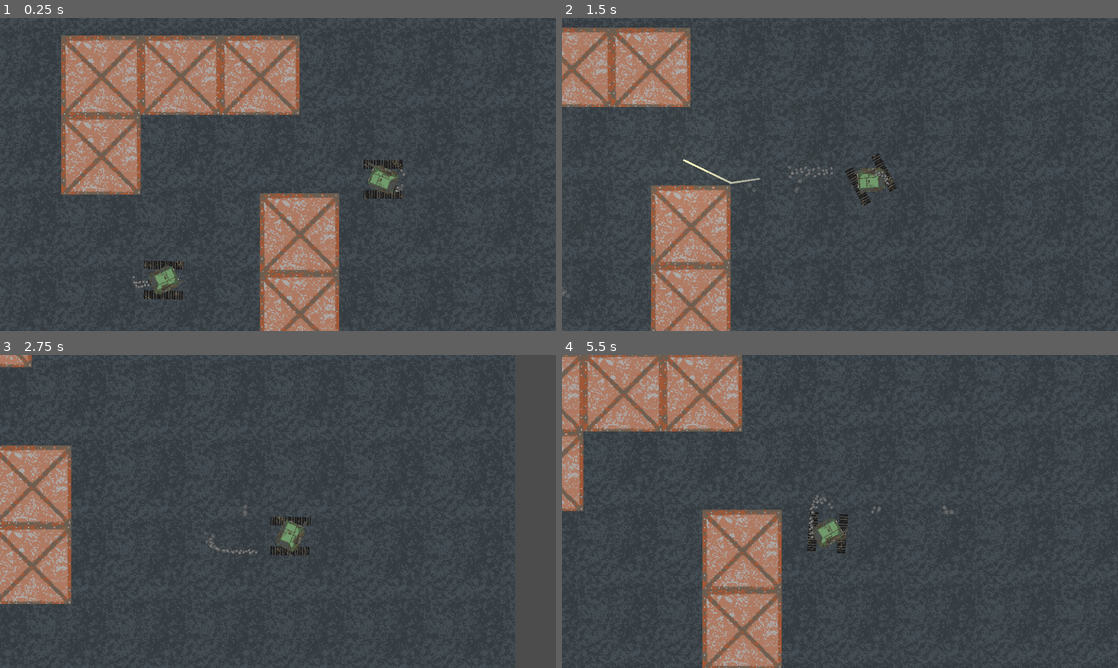
Above: before the commit, frames 1-4 (two rows, left to right).
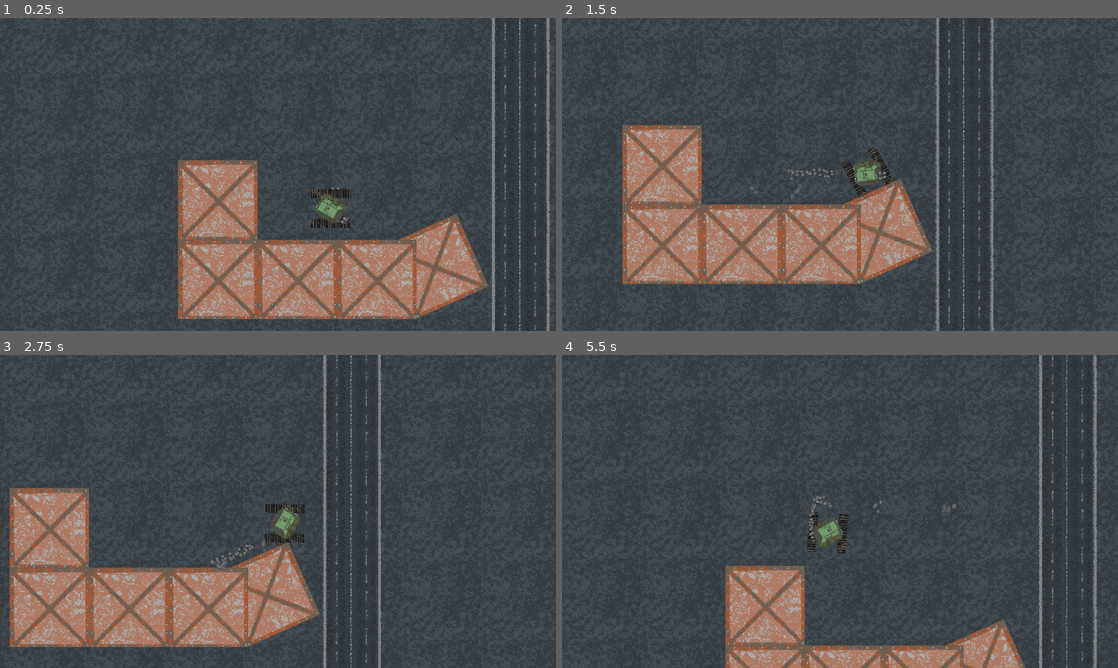
Above: after the commit, the same moments.

Repository: Nick-Ham/RippedMetal
Game: Godot game, scene res://Development/TestGame.tscn
Two runs of this game, one before a commit and one after it. Both use one fixed random seed, a clock stepped at 60 frames per second and the inputs below.
Inputs (mouse positions are in pixels of both pictures, inside the frame that each line leads up to):
- Up to frame 1 (0.25 s): no input
- Up to frame 2 (1.5 s): move the mouse to (962, 158) at 0.52 s; hold D (right) 0.53-1.28 s; click (962, 158) at 0.6 s; move the mouse to (728, 190) at 1.27 s; hold S (down) from 1.28 s (still down); click (728, 190) at 1.35 s
- Up to frame 3 (2.75 s): move the mouse to (333, 442) at 2.02 s; release S (down) at 2.03 s; hold D (right) from 2.03 s (still down); click (333, 442) at 2.1 s
- Up to frame 4 (5.5 s): move the mouse to (812, 574) at 2.77 s; release D (right) at 2.78 s; hold W (up) 2.78-3.53 s; click (812, 574) at 2.85 s; move the mouse to (1006, 558) at 3.52 s; hold A (left) 3.53-5.03 s; click (1006, 558) at 3.6 s; move the mouse to (673, 464) at 4.27 s; click (673, 464) at 4.35 s; move the mouse to (867, 511) at 5.02 s; hold S (down) from 5.03 s (still down); click (867, 511) at 5.1 s

The runs differ from the first frame. In frame 1, 36% of the frame differs, in the area x 11-99%, y 0-100%; in frame 2, 27%; in frame 3, 21%; in frame 4, 22%.

Commit message:
Daily #2
Adds firing flame
Removes old weapon equip code, doesnt add replacement

Diff:
--- a/Actors/Bot.gd
+++ b/Actors/Bot.gd
@@ -25,17 +25,20 @@
 		direction = controller.direction
 		targetGlobalPosition = controller.targetGlobalPosition
 
+
 func _physics_process(delta):
 	var collision = move_and_collide(velocity)
-
+	if collision:
+		velocity = collision.remainder.slide(collision.normal)
+		move_and_collide(velocity)
 
 func activate():
 	if is_instance_valid(controller):
 		controller.activate()
 
+
 func destroy():
 	controller.deactivate()
-
 
 
 # Unused for now
--- a/Components/BotConstructor.gd
+++ b/Components/BotConstructor.gd
@@ -1,5 +1,6 @@
 extends Node
 class_name BotConstructor
+
 
 var rng
 export var botScene: PackedScene
@@ -29,6 +30,12 @@
 	return newBlueprint
 
 
+func createWeapon(weaponPath):
+	var weaponScene = load(weaponPath)
+	var weaponInstance = weaponScene.instance()
+	return weaponInstance
+
+
 func createBotWithBlueprint(blueprint):
 	var newBot = botScene.instance()
 
@@ -49,3 +56,13 @@
 	controllerInstance.owner = newBot
 
 	return newBot
+
+
+func createPlayer(newPlayerBlueprint):
+	var newPlayer
+	var playerBlueprint = generateRandomBlueprint()
+	playerBlueprint.controller = EquipmentList.playerControllers["game"]
+	newPlayer = createBotWithBlueprint(playerBlueprint)
+	var newWeapon = createWeapon(EquipmentList.weapons["atg"])
+	newPlayer.call_deferred("equipWeapon", newWeapon, armor.SLOT_TYPE.PRIMARY)
+	return newPlayer
--- a/Components/PlayerCamera.gd
+++ b/Components/PlayerCamera.gd
@@ -18,7 +18,6 @@
 		camera.global_position = lerp(camera.global_position, targetPosition, .1)
 
 
-
 func getScreenSizeBias():
 	var windowSize = OS.get_window_size()
 	var screenSizeBias = Vector2()
--- a/Components/PlayerCamera.tscn
+++ b/Components/PlayerCamera.tscn
@@ -1,6 +1,7 @@
-[gd_scene load_steps=2 format=2]
+[gd_scene load_steps=3 format=2]
 
 [ext_resource path="res://Components/PlayerCamera.gd" type="Script" id=1]
+[ext_resource path="res://Components/Screenshake.tscn" type="PackedScene" id=2]
 
 [node name="PlayerCamera" type="Node2D"]
 script = ExtResource( 1 )
@@ -15,3 +16,5 @@
 drag_margin_top = 0.1
 drag_margin_right = 0.1
 drag_margin_bottom = 0.1
+
+[node name="Screenshake" parent="." instance=ExtResource( 2 )]
--- /dev/null
+++ b/Components/Screenshake.tscn
@@ -0,0 +1,6 @@
+[gd_scene load_steps=2 format=2]
+
+[ext_resource path="res://Screenshake.gd" type="Script" id=1]
+
+[node name="Screenshake" type="Node"]
+script = ExtResource( 1 )
--- a/Levels/Level.gd
+++ b/Levels/Level.gd
@@ -8,18 +8,18 @@
 var playerBot
 
 func setupLevel():
-	createPlayer()
+	setupPlayer()
+
+
+func setupPlayer():
+	playerBot = botConstructor.createPlayer(botConstructor.generateRandomBlueprint())
+	add_child(playerBot)
+	playerBot.global_position = playerSpawn.global_position
+	GlobalReference.player = playerBot
+	playerCamera.global_position = playerBot.global_position
+
 
 func beginLevel():
 	for each in get_children():
 		if each is bot:
 			each.activate()
-
-
-func createPlayer():
-	var playerBlueprint = botConstructor.generateRandomBlueprint()
-	playerBlueprint.controller = EquipmentList.playerControllers["game"]
-	playerBot = botConstructor.createBotWithBlueprint(playerBlueprint)
-	playerBot.global_position = playerSpawn.global_position
-	add_child(playerBot)
-	GlobalReference.player = playerBot
--- a/Levels/TestLevel.tscn
+++ b/Levels/TestLevel.tscn
@@ -1,31 +1,36 @@
 [gd_scene load_steps=4 format=2]
 
 [ext_resource path="res://Levels/Level.tscn" type="PackedScene" id=1]
-[ext_resource path="res://Actors/MapFlags/BotSpawner.tscn" type="PackedScene" id=2]
 [ext_resource path="res://Development/TerrainBlock.tscn" type="PackedScene" id=3]
+[ext_resource path="res://Resources/road.png" type="Texture" id=4]
 
 [node name="Level" instance=ExtResource( 1 )]
 
 [node name="PlayerSpawn" parent="." index="1"]
-position = Vector2( 289, -153 )
+position = Vector2( 16, -435 )
 
 [node name="Ground" parent="." index="3"]
 position = Vector2( -67, -56 )
 
-[node name="BotSpawner" parent="." index="4" instance=ExtResource( 2 )]
-position = Vector2( -80, 10 )
+[node name="Road" type="Sprite" parent="Ground" index="1"]
+position = Vector2( 388, 39 )
+rotation = 1.5708
+texture = ExtResource( 4 )
+region_enabled = true
+region_rect = Rect2( 0, 0, 2000, 128 )
 
-[node name="TerrainBlocks" type="Node2D" parent="." index="5"]
+[node name="TerrainBlocks" type="Node2D" parent="." index="4"]
 position = Vector2( 17, 77 )
 
 [node name="TerrainBlock" parent="TerrainBlocks" index="0" instance=ExtResource( 3 )]
 position = Vector2( 137, -16 )
 
 [node name="TerrainBlock2" parent="TerrainBlocks" index="1" instance=ExtResource( 3 )]
-position = Vector2( 137, -144 )
+position = Vector2( 169, -419 )
+rotation = 1.15197
 
 [node name="TerrainBlock4" parent="TerrainBlocks" index="2" instance=ExtResource( 3 )]
-position = Vector2( -183, -270 )
+position = Vector2( -183, -526 )
 
 [node name="TerrainBlock5" parent="TerrainBlocks" index="3" instance=ExtResource( 3 )]
 position = Vector2( -183, -398 )
--- a/Parts/Armor/Armor.gd
+++ b/Parts/Armor/Armor.gd
@@ -12,9 +12,6 @@
 onready var primarySockets = sockets.get_node("PrimarySockets")
 onready var secondarySockets = sockets.get_node("SecondarySockets")
 
-func _ready():
-	equipFromScene()
-
 
 func _process(delta):
 	rotation = owner.targetGlobalPosition.angle_to_point(global_position)
@@ -24,20 +21,7 @@
 		each.targetGlobalPosition = owner.targetGlobalPosition
 
 
-func equipFromScene():
-	for each in primarySockets.get_children():
-		if each.get_child_count() > 0:
-			equipWeapon(each.get_children()[0], SLOT_TYPE.PRIMARY)
-
-
-func equipWeapon(weapon, slotType):
-	if slotType == SLOT_TYPE.PRIMARY:
-		primarySocketedWeapons.append(weapon)
-		weapon.ownerBot = owner
-		weapon.transform.y *= -1
-	if slotType == SLOT_TYPE.SECONDARY:
-		secondarySocketedWeapons.append(weapon)
-		weapon.ownerBot = owner
+# need to equip weapon somehow?
 
 
 func _on_primary_pressed():
--- a/Parts/Armor/Buffet/Buffet.tscn
+++ b/Parts/Armor/Buffet/Buffet.tscn
@@ -1,11 +1,10 @@
-[gd_scene load_steps=7 format=2]
+[gd_scene load_steps=6 format=2]
 
 [ext_resource path="res://Parts/Armor/Buffet/Buffet.png" type="Texture" id=1]
 [ext_resource path="res://Parts/Armor/Armor.tscn" type="PackedScene" id=2]
 [ext_resource path="res://Parts/Armor/Buffet/Buffet.gd" type="Script" id=3]
 [ext_resource path="res://Parts/Armor/Buffet/poof.png" type="Texture" id=5]
 [ext_resource path="res://Resources/FX/Exhaust.tres" type="Material" id=6]
-[ext_resource path="res://Parts/Weapon/ATR/AntiTankRifle.tscn" type="PackedScene" id=7]
 
 [node name="Armor" instance=ExtResource( 2 )]
 script = ExtResource( 3 )
@@ -18,6 +17,7 @@
 amount = 20
 explosiveness = 0.41
 randomness = 0.3
+visibility_rect = Rect2( -18.9862, -9.00108, 18.982, 18.3361 )
 local_coords = false
 process_material = ExtResource( 6 )
 texture = ExtResource( 5 )
@@ -27,6 +27,7 @@
 amount = 20
 explosiveness = 0.41
 randomness = 0.3
+visibility_rect = Rect2( -18.9944, -9.08947, 18.9916, 18.254 )
 local_coords = false
 process_material = ExtResource( 6 )
 texture = ExtResource( 5 )
@@ -34,8 +35,6 @@
 [node name="Position2D" type="Position2D" parent="Sockets/PrimarySockets" index="0"]
 position = Vector2( -1, 10 )
 
-[node name="Weapon" parent="Sockets/PrimarySockets/Position2D" index="0" instance=ExtResource( 7 )]
-
 [node name="CollisionPolygon2D" type="CollisionPolygon2D" parent="." index="2"]
 visible = false
 polygon = PoolVector2Array( -15, 19, 15, 19, 22, 12, 22, -12, 15, -19, -15, -19, -22, -12, -22, 12 )
--- a/Parts/Legs/Treads/Treads.gd
+++ b/Parts/Legs/Treads/Treads.gd
@@ -3,10 +3,19 @@
 onready var sprite = $Base
 onready var treadsL = $Base/TreadsL
 onready var treadsR = $Base/TreadsR
+onready var treadTrailL = $Base/TreadTrailL
+onready var treadTrailR = $Base/TreadTrailR
+
 
 func updateLegs():
 	if velocity.length_squared() > .1:
 		sprite.rotation = velocity.angle_to_point(Vector2())
+		treadTrailL.emitting = true
+		treadTrailR.emitting = true
+	else:
+		treadTrailL.emitting = false
+		treadTrailR.emitting = false
+
 	var newSpeedScale = velocity.length() / speedHardCap
 	if newSpeedScale > .1:
 		newSpeedScale += .1
--- a/Parts/Legs/Treads/Treads.tscn
+++ b/Parts/Legs/Treads/Treads.tscn
@@ -1,10 +1,11 @@
-[gd_scene load_steps=30 format=2]
+[gd_scene load_steps=34 format=2]
 
 [ext_resource path="res://Parts/Legs/Legs.tscn" type="PackedScene" id=1]
 [ext_resource path="res://Parts/Legs/Treads/treads_base.png" type="Texture" id=2]
 [ext_resource path="res://Parts/Legs/Treads/treads_1.png" type="Texture" id=3]
 [ext_resource path="res://Parts/Legs/Treads/treads_2.png" type="Texture" id=4]
 [ext_resource path="res://Parts/Legs/Treads/Treads.gd" type="Script" id=5]
+[ext_resource path="res://Parts/Legs/Treads/treads_trail.png" type="Texture" id=6]
 
 [sub_resource type="AtlasTexture" id=1]
 atlas = ExtResource( 3 )
@@ -110,6 +111,21 @@
 "speed": 30.0
 } ]
 
+[sub_resource type="Gradient" id=25]
+colors = PoolColorArray( 1, 1, 1, 1, 0.836914, 0.836914, 0.836914, 0 )
+
+[sub_resource type="GradientTexture" id=26]
+gradient = SubResource( 25 )
+
+[sub_resource type="ParticlesMaterial" id=27]
+emission_shape = 2
+emission_box_extents = Vector3( 10, 2, 1 )
+direction = Vector3( 0, 0, 0 )
+spread = 0.0
+gravity = Vector3( 0, 0, 0 )
+angle = 90.0
+color_ramp = SubResource( 26 )
+
 [node name="Legs" instance=ExtResource( 1 )]
 script = ExtResource( 5 )
 speedSoftCap = 5.0
@@ -120,12 +136,39 @@
 [node name="TreadsL" type="AnimatedSprite" parent="Base" index="0"]
 position = Vector2( 0, -24 )
 frames = SubResource( 12 )
+frame = 3
 playing = true
 flip_h = true
 
 [node name="TreadsR" type="AnimatedSprite" parent="Base" index="1"]
 position = Vector2( 0, 24 )
 frames = SubResource( 24 )
-frame = 5
+frame = 8
 playing = true
 flip_h = true
+
+[node name="TreadTrailL" type="Particles2D" parent="Base" index="2"]
+visible = false
+position = Vector2( -9, -24 )
+z_index = -1
+amount = 40
+lifetime = 2.0
+explosiveness = 0.4
+randomness = 0.22
+visibility_rect = Rect2( -200, 0, 199.98, 0 )
+local_coords = false
+process_material = SubResource( 27 )
+texture = ExtResource( 6 )
+
+[node name="TreadTrailR" type="Particles2D" parent="Base" index="3"]
+visible = false
+position = Vector2( -9, 24 )
+z_index = -1
+amount = 40
+lifetime = 2.0
+explosiveness = 0.4
+randomness = 0.22
+visibility_rect = Rect2( -200, 0, 199.98, 0 )
+local_coords = false
+process_material = SubResource( 27 )
+texture = ExtResource( 6 )
--- a/Parts/Weapon/ATR/AntiTankRifle.gd
+++ b/Parts/Weapon/ATR/AntiTankRifle.gd
@@ -3,7 +3,8 @@
 onready var timer = $Firespeed
 onready var bulletSpawner = $BulletSpawner
 onready var damageProfileSpawner = $DamageProfileSpawner
-onready var sprite = $AnimatedSprite
+onready var gunSprite = $Gun
+onready var firingConeSprite = $FiringCone
 onready var terrainRay = $RayCast2D
 
 var canFire = true
@@ -27,11 +28,18 @@
 
 
 func fire():
-	sprite.frame = 0
-	sprite.play("default")
+	gunSprite.frame = 0
+	gunSprite.play("default")
+	firingConeSprite.visible = true
+	firingConeSprite.frame = 0
+	firingConeSprite.play("default")
 	var bullet = genericFire(bulletSpawner, damageProfileSpawner)
 	timer.start()
 
 
 func _on_Timer_timeout():
 	canFire = true
+
+
+func _on_FiringCone_animation_finished():
+	firingConeSprite.visible = false
--- a/Parts/Weapon/ATR/AntiTankRifle.tscn
+++ b/Parts/Weapon/ATR/AntiTankRifle.tscn
@@ -6,6 +6,7 @@
 [ext_resource path="res://Components/Spawner.tscn" type="PackedScene" id=4]
 [ext_resource path="res://Projectiles/Bullet.tscn" type="PackedScene" id=5]
 [ext_resource path="res://Parts/Weapon/ATR/ATR_DamageProfile.tscn" type="PackedScene" id=6]
+[ext_resource path="res://Resources/FX/firing_cone.png" type="Texture" id=7]
 
 [sub_resource type="AtlasTexture" id=1]
 atlas = ExtResource( 2 )
@@ -43,10 +44,30 @@
 "speed": 20.0
 } ]
 
+[sub_resource type="AtlasTexture" id=9]
+atlas = ExtResource( 7 )
+region = Rect2( 0, 0, 32, 16 )
+
+[sub_resource type="AtlasTexture" id=10]
+atlas = ExtResource( 7 )
+region = Rect2( 0, 16, 32, 16 )
+
+[sub_resource type="AtlasTexture" id=11]
+atlas = ExtResource( 7 )
+region = Rect2( 0, 32, 32, 16 )
+
+[sub_resource type="SpriteFrames" id=12]
+animations = [ {
+"frames": [ SubResource( 9 ), SubResource( 10 ), SubResource( 11 ) ],
+"loop": false,
+"name": "default",
+"speed": 15.0
+} ]
+
 [node name="Weapon" instance=ExtResource( 1 )]
 script = ExtResource( 3 )
 
-[node name="AnimatedSprite" type="AnimatedSprite" parent="." index="0"]
+[node name="Gun" type="AnimatedSprite" parent="." index="0"]
 frames = SubResource( 8 )
 frame = 6
 playing = true
@@ -70,4 +91,11 @@
 [node name="DamageProfileSpawner" parent="." index="4" instance=ExtResource( 4 )]
 sceneToSpawn = ExtResource( 6 )
 
+[node name="FiringCone" type="AnimatedSprite" parent="." index="5"]
+position = Vector2( 47, -5 )
+frames = SubResource( 12 )
+frame = 2
+playing = true
+
 [connection signal="timeout" from="Firespeed" to="." method="_on_Timer_timeout"]
+[connection signal="animation_finished" from="FiringCone" to="." method="_on_FiringCone_animation_finished"]
--- /dev/null
+++ b/Screenshake.gd
@@ -0,0 +1,25 @@
+extends Node
+class_name screenshake
+
+var trauma = 0
+var traumaPower = 2
+
+export var traumaDecay = 2
+export var maxOffset = Vector2(100, 75)
+export var maxRotation = .1
+
+
+func _ready():
+	randomize()
+	GlobalReference.screenshake = self
+
+
+func _process(delta):
+	if trauma > 0:
+		trauma -= traumaDecay * delta
+	trauma = clamp(trauma, 0, 1)
+
+
+func addTrauma(addedTrauma):
+	trauma += addedTrauma
+	trauma = clamp(trauma, 0, 1)
--- a/Singletons/GlobalReference.gd
+++ b/Singletons/GlobalReference.gd
@@ -2,3 +2,4 @@
 
 var player
 var level
+var screenshake
--- a/project.godot
+++ b/project.godot
@@ -49,6 +49,11 @@
 "language": "GDScript",
 "path": "res://Levels/Level.gd"
 }, {
+"base": "Node",
+"class": "screenshake",
+"language": "GDScript",
+"path": "res://Screenshake.gd"
+}, {
 "base": "Node2D",
 "class": "spawner",
 "language": "GDScript",
@@ -63,6 +68,7 @@
 "controller": "",
 "legs": "",
 "level": "",
+"screenshake": "",
 "spawner": ""
 }
 
Not shown: 1 places in Parts/Weapon/ATR/AntiTankRifle.tscn that only renumber resources
Binary file added: Resources/FX/firing_cone.png
Not shown, added: Resources/FX/firing_cone.png.import
Binary file added: Resources/FX/firing_flame.png
Not shown, added: Resources/FX/firing_flame.png.import
